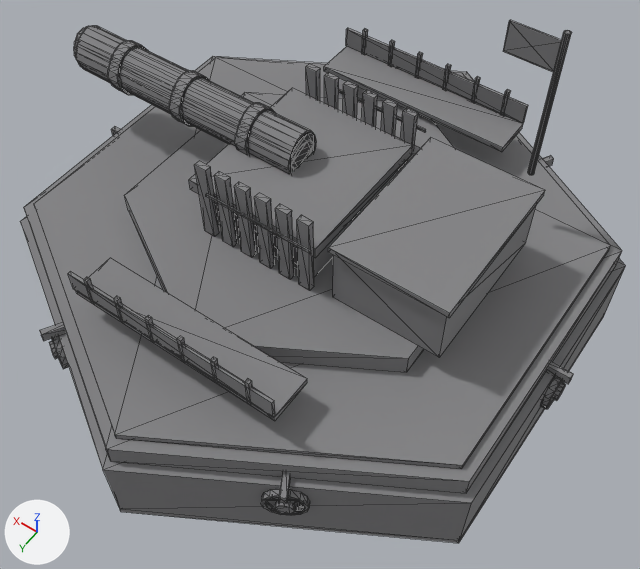
A saved change to the glTF model buildings/phalanx/phalanx_s3_100.glb.
Both versions are drawn from a 50 mm lens placed at (-2.18, 3.02, 4.83), pointed at (-0.28, 0.35, 0.64). The lights are fixed; the arrows at lower left show +X, +Y and +Z. The older version comes first. Mesh edges are drawn as thin lines. Where no turn or scale is listed for an object, it has been applied to the vertices. Vertices at exactly the same position are counted once.

Objects in the first picture: 'PX_AmmoFrame'.
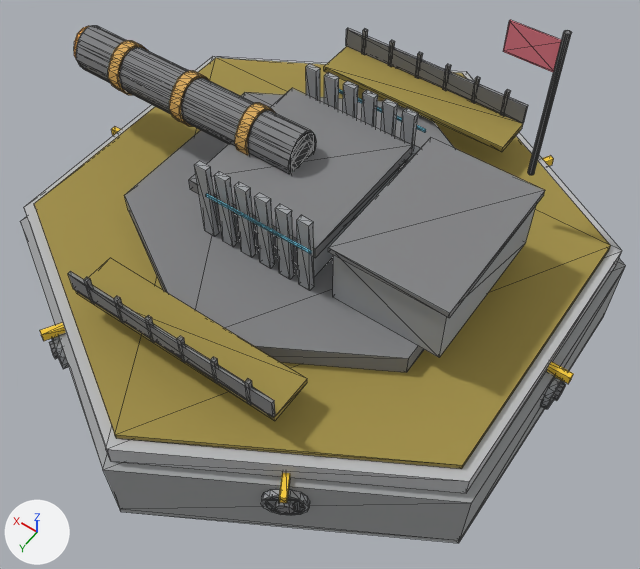
Changed parts and their boxes [x1, y1, x2, y2] in the pictures (640 x 569 px):
part 1 of me_cube_019, recoloured
    both: [21, 26, 625, 543]
part 2 of me_cube_019, recoloured
    both: [24, 20, 622, 503]

The change, as a list of edits to the scene's bpy script:
```text
Change me_cube_019:
    where me_cube_019.from_pydata(...)  # 2094 vertices, 3648 faces; spans x -1.23..2.39, y -1.95..1.95, z -1.12..0.98
    used by ob_px_ammoframe; location = (-0.55, 0.0, 1.08)
    me_cube_019 part 1: 2380 faces centred in x -1.21..2.35, y -1.62..1.62, z -1.12..0.98 are repainted in the vertex colours; the middle colour goes from grey #848486 to grey #828385
    me_cube_019 part 2: 1268 faces centred in x -1.23..2.39, y -1.58..1.58, z -0.84..0.92 are repainted in the vertex colours; the middle colour goes from grey #848486 to orange #edab5c
```
